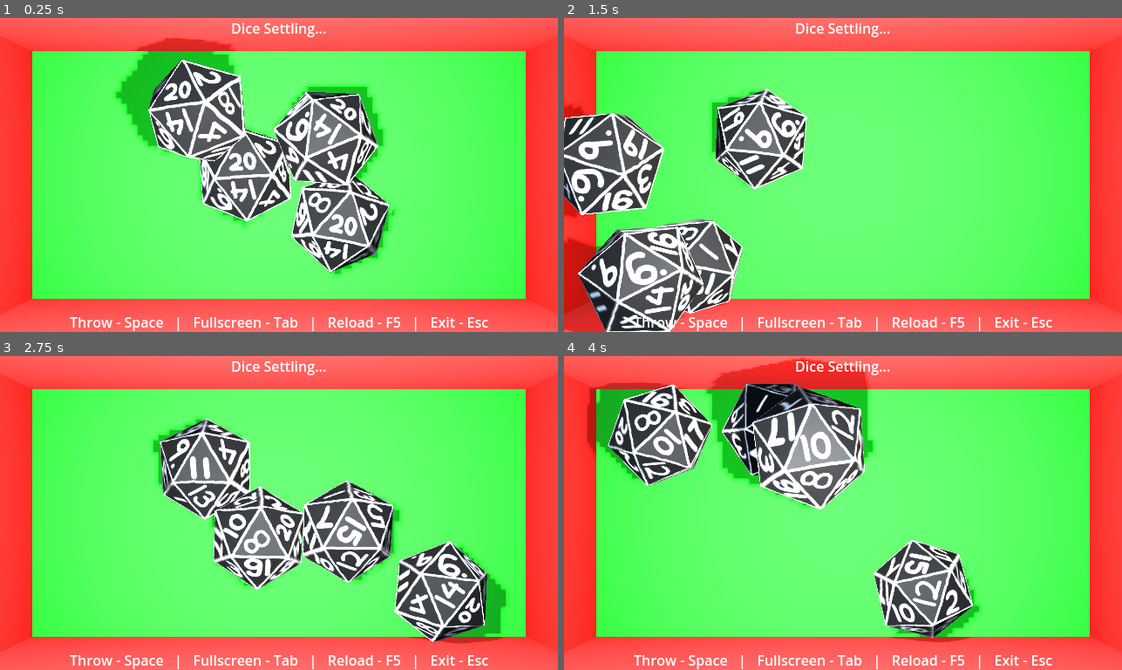
Above: before the commit, frames 1-4 (two rows, left to right).
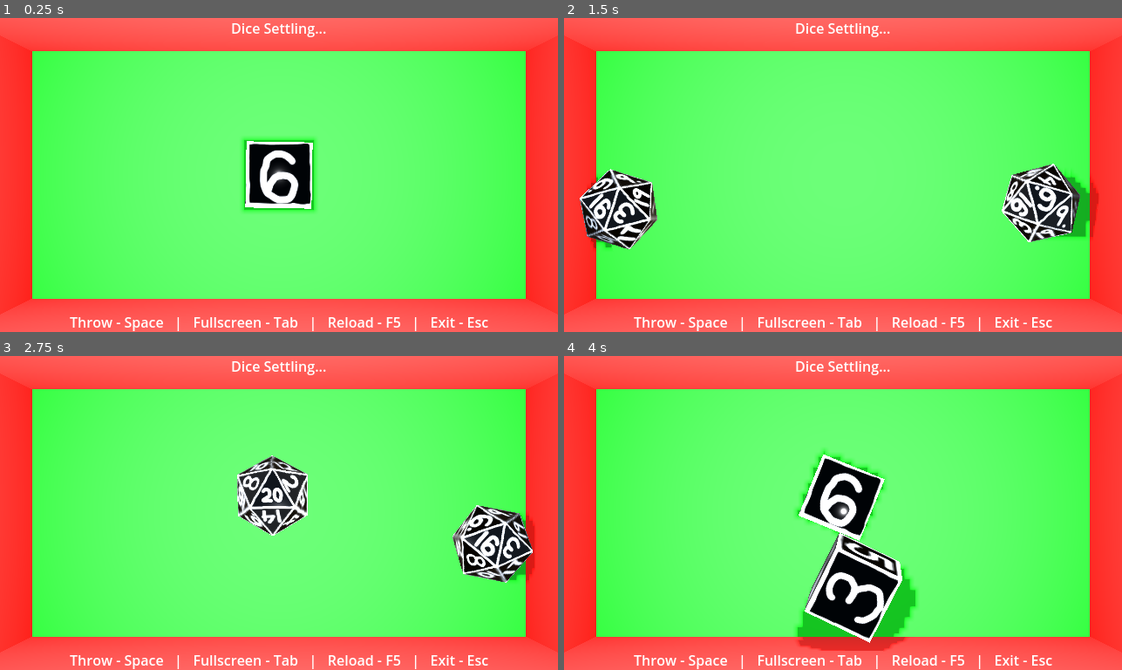
Above: after the commit, the same moments.

Repository: bdog2112/clay-dice
Game: Godot game, scene res://main.tscn
Two runs of this game, one before a commit and one after it. Both use one fixed random seed, a clock stepped at 60 frames per second and the inputs below.
Inputs:
- Up to frame 1 (0.25 s): no input
- Up to frame 2 (1.5 s): tap Enter (ui_accept) at 0.5, 0.77, 1.07 s; tap Up (add_die, bound only after the commit) at 0.6 s; tap 1 (choose_d10, bound only after the commit) at 0.8, 1.35 s
- Up to frame 3 (2.75 s): tap Enter (ui_accept) at 1.52, 1.82 s; tap 2 (choose_d12, bound only after the commit) at 1.55, 2.1 s; tap 3 (choose_d20, bound only after the commit) at 2.3 s
- Up to frame 4 (4 s): tap 3 (choose_d20, bound only after the commit) at 2.85 s; tap Enter (ui_accept) at 3.02, 3.32, 3.77 s; tap 4 (choose_d4, bound only after the commit) at 3.05, 3.6 s; tap 6 (choose_d6, bound only after the commit) at 3.8 s

The runs differ from the first frame. In frame 1, 20% of the frame differs, in the area x 20-71%, y 6-83%; in frame 2, 22%; in frame 3, 21%; in frame 4, 27%, in the area x 4-75%, y 0-94%.

Commit message:
Created ability to add/remove dice. Added d6.

Diff:
--- a/project/main.gd
+++ b/project/main.gd
@@ -1,41 +1,87 @@
 # CLAY DICE
 extends Node3D
-const DICE_TIMER_DURATION := 2
+
+enum DIE_TYPE {
+	D4,
+	D6,
+	D8,
+	D10,
+	D12,
+	D20,
+}
+const DICE_TIMER_DURATION := 1.75
 const D20_VALUES: Dictionary = {0:2, 1:20, 2:12, 3:10, 4:8, 5:14, 6:18, 7:15,
 	8:17, 9:16, 10:4, 11:5, 12:7, 13:3, 14:6, 15:11, 16:13, 17:1, 18:19, 19:9}
+const D6_VALUES: Dictionary = {0:4, 2:2, 4:3, 6:5, 8:6, 10:1}
+const DICE_PHYSICS_MATERIAL: PhysicsMaterial = preload("res://materials/dice_physics_material.tres")
+const D6: PackedScene = preload("res://scenes/dice/d6.tscn")
+const D20: PackedScene = preload("res://scenes/dice/d20.tscn")
+@export var number_of_dice := 3
+@export var current_die_type := DIE_TYPE.D20
 var tween: Tween
 var timer: Timer = Timer.new()
-@onready var clay_dice_01: Node3D = $"Dice/Clay Dice 01"
+var dice_values := D6_VALUES
 @onready var dice: Node3D = $Dice
 @onready var result: Label = $Control/Results
 
+## Get it started
 func _ready() -> void:
 	# Setup dice
-	for i in range(3):
-		var new_die := clay_dice_01.duplicate(DUPLICATE_USE_INSTANTIATION)
-		dice.add_child(new_die)
-	# Setup timer
+	change_dice(current_die_type, true)
+	# Setup dice settling/result timer
 	add_child(timer)
 	start_dice_timer()
 	timer.timeout.connect(check_for_off_kilter_dice)
 
 
+## Get inputs from player
 func _input(event: InputEvent) -> void:
 
 	if Input.is_key_pressed(KEY_ESCAPE) and not Engine.is_editor_hint():
 		get_tree().quit(0)
 
-	if Input.is_action_just_pressed("toggle_fullscreen"):
+	elif Input.is_action_just_pressed("toggle_fullscreen"):
 		var window := get_window()
 		if window.mode == Window.MODE_FULLSCREEN:
 			window.mode = Window.MODE_WINDOWED
 		else:
 			window.mode = Window.MODE_FULLSCREEN
 
-	if Input.is_action_just_pressed("reload"):
+	elif Input.is_action_just_pressed("reload"):
 		get_tree().reload_current_scene()
 
-
+	elif Input.is_action_just_pressed("choose_d4"):
+		change_dice(DIE_TYPE.D4)
+
+	elif Input.is_action_just_pressed("choose_d6"):
+		change_dice(DIE_TYPE.D6)
+
+	elif Input.is_action_just_pressed("choose_d8"):
+		change_dice(DIE_TYPE.D8)
+
+	elif Input.is_action_just_pressed("choose_d10"):
+		change_dice(DIE_TYPE.D10)
+
+	elif Input.is_action_just_pressed("choose_d12"):
+		change_dice(DIE_TYPE.D12)
+
+	elif Input.is_action_just_pressed("choose_d20"):
+		change_dice(DIE_TYPE.D20)
+
+	elif Input.is_action_just_pressed("add_die"):
+		var total_dice := dice.get_child_count() + 1
+		if total_dice <= 8:
+			add_die()
+			number_of_dice = total_dice
+
+	elif Input.is_action_just_pressed("remove_die"):
+		var total_dice := dice.get_child_count() - 1
+		if total_dice > 0:
+			remove_die()
+			number_of_dice = total_dice
+
+
+## Roll dice and deal with any physics issues
 func _physics_process(delta: float) -> void:
 
 	if Input.is_action_just_pressed("ui_accept"):
@@ -53,6 +99,71 @@
 			break
 
 
+## Adds a single die to the scene
+func add_die():
+	var main_die: Node3D = dice.get_child(0)
+	var new_die := main_die.duplicate(DUPLICATE_USE_INSTANTIATION)
+	dice.add_child(new_die)
+	var die_rigid = new_die.get_child(0)
+	roll_single_die(die_rigid)
+
+
+## Removes the last die in the list
+func remove_die():
+	var num_dice := dice.get_child_count()
+	# Don't remove if there's only one die
+	if num_dice == 1:
+		return
+	# Remove the last die in the list
+	var die_idx := num_dice - 1
+	var die_to_remove := dice.get_child(die_idx)
+	dice.remove_child(die_to_remove)
+	die_to_remove.queue_free()
+	check_for_off_kilter_dice()
+
+
+## Changes type of die based on an enum
+func change_dice(die_type: DIE_TYPE, purge_dice: bool = false):
+	# Bail if die type is already active
+	print("current_die_type %s, die_type %s" % [current_die_type, die_type])
+	if current_die_type == die_type and not purge_dice:
+		return
+	current_die_type = die_type
+	# Clear existing dice
+	for ch in dice.get_children():
+		dice.remove_child(ch)
+		ch.queue_free()
+	# Determine new die type
+	var die_scene: Node3D
+	match die_type:
+		DIE_TYPE.D6:
+			die_scene = D6.instantiate()
+			dice_values = D6_VALUES
+		DIE_TYPE.D20:
+			die_scene = D20.instantiate()
+			dice_values = D20_VALUES
+		_:
+			die_scene = D20.instantiate()
+			dice_values = D20_VALUES
+	# Add die to scene and setup properties
+	dice.add_child(die_scene)
+	var main_die_rigid: RigidBody3D = die_scene.get_child(0)
+	main_die_rigid.physics_material_override = DICE_PHYSICS_MATERIAL
+	main_die_rigid.gravity_scale = 0.9
+	# The following properties are for test purposes.
+	# They may or may not be needed...
+	#main_die_rigid.inertia = Vector3(0.83, 0.83, 0.83)
+	#main_die_rigid.angular_damp = 0.1
+	#main_die_rigid.linear_damp = 0.05
+	main_die_rigid.mass = 2.0
+
+	# Add remaining dice
+	var num_dice_to_add := number_of_dice - dice.get_child_count()
+	for die in num_dice_to_add:
+		add_die()
+
+
+## Check for anomalous dice and re-roll them
 func check_for_off_kilter_dice():
 	timer.stop()
 	var new_result: String = "Result: "
@@ -83,6 +194,7 @@
 	# Track most upward face
 	var max_dot = -1.0
 	var top_face_index = -1
+	var top_i = -1
 
 	# Process each face/triangle
 	for i in range(0, indices.size(), 3):
@@ -98,8 +210,13 @@
 		if dot > max_dot:
 			max_dot = dot
 			top_face_index = face_index
-	var face_value: int = D20_VALUES[top_face_index]
+			top_i = i
+	var face_value: int = dice_values[top_face_index]
 	return face_value
+	#print("indices size %s" % indices.size())
+	#print("top_face_index %s, max_dot %s, top_i %s" % [top_face_index, max_dot, top_i])
+	#print("top_face_index %s" % [top_face_index])
+	#return top_face_index
 
 
 ## Rolls all of the dice.
@@ -107,18 +224,17 @@
 	for child in dice.get_children():
 		var die = child.get_children()[0]
 		roll_single_die(die)
-	start_dice_timer()
 
 
 ## Rolls a single die in a random direction with a random spin.
 func roll_single_die(die):
 		var offset := 12.0
-		var spin := 8.0
+		var spin: Vector2 = Vector2(100, 200)
 		var x_offset = randf_range(-offset, offset)
 		var z_offset = randf_range(-offset, offset)
-		var x_spin = randf_range(-spin, spin)
-		var y_spin = randf_range(-spin, spin)
-		var z_spin = randf_range(-spin, spin)
+		var x_spin = randf_range(spin.x, spin.y) * [-1, 1].pick_random()
+		var y_spin = randf_range(spin.x, spin.y) * [-1, 1].pick_random()
+		var z_spin = randf_range(spin.x, spin.y) * [-1, 1].pick_random()
 		var speed := randf_range(-6, -4)
 		var dir := Vector3(x_offset, speed, z_offset)
 		var torque := Vector3(x_spin, y_spin, z_spin)
@@ -126,6 +242,7 @@
 		die.rotation = Vector3.ZERO
 		die.apply_impulse(dir)
 		die.apply_torque(torque)
+		start_dice_timer()
 
 
 func start_dice_timer():
--- a/project/main.tscn
+++ b/project/main.tscn
@@ -1,11 +1,12 @@
-[gd_scene load_steps=12 format=3 uid="uid://ciepm086b0gki"]
+[gd_scene load_steps=13 format=3 uid="uid://ciepm086b0gki"]
 
 [ext_resource type="Script" uid="uid://cwxwjkafeaa6f" path="res://main.gd" id="1_ig7tw"]
-[ext_resource type="PackedScene" uid="uid://dikd3sxdw0eom" path="res://import/Clay Dice 01.gltf" id="2_0xm2m"]
+[ext_resource type="PackedScene" uid="uid://dikd3sxdw0eom" path="res://import/d20.gltf" id="2_0xm2m"]
 [ext_resource type="Material" uid="uid://v2avv0u6ce07" path="res://materials/base_color.tres" id="2_lquwl"]
 [ext_resource type="Material" uid="uid://2nvto1udva87" path="res://materials/wall_color.tres" id="3_7mycd"]
+[ext_resource type="PhysicsMaterial" uid="uid://6856xsk5b8ay" path="res://materials/dice_physics_material.tres" id="3_272bh"]
 [ext_resource type="Environment" uid="uid://c43bhxyvxqgno" path="res://materials/environment.tres" id="4_272bh"]
-[ext_resource type="PhysicsMaterial" uid="uid://6856xsk5b8ay" path="res://materials/dice_physics_material.tres" id="6_7mycd"]
+[ext_resource type="PackedScene" uid="uid://dl2lavulq7sxx" path="res://import/d6.gltf" id="7_272bh"]
 
 [sub_resource type="BoxMesh" id="BoxMesh_lquwl"]
 
@@ -23,6 +24,8 @@
 
 [node name="Node3D" type="Node3D"]
 script = ExtResource("1_ig7tw")
+number_of_dice = 1
+current_die_type = 1
 
 [node name="MeshBase" type="MeshInstance3D" parent="."]
 transform = Transform3D(1, 0, 0, 0, 1, 0, 0, 0, 1, 0, -0.5, 0)
@@ -30,6 +33,7 @@
 surface_material_override/0 = ExtResource("2_lquwl")
 
 [node name="StaticBody3D" type="StaticBody3D" parent="MeshBase"]
+physics_material_override = ExtResource("3_272bh")
 
 [node name="CollisionShape3D" type="CollisionShape3D" parent="MeshBase/StaticBody3D"]
 shape = SubResource("ConvexPolygonShape3D_0xm2m")
@@ -40,6 +44,7 @@
 surface_material_override/0 = ExtResource("3_7mycd")
 
 [node name="StaticBody3D" type="StaticBody3D" parent="MeshLeft"]
+physics_material_override = ExtResource("3_272bh")
 
 [node name="CollisionShape3D" type="CollisionShape3D" parent="MeshLeft/StaticBody3D"]
 shape = SubResource("ConvexPolygonShape3D_0xm2m")
@@ -50,6 +55,7 @@
 surface_material_override/0 = ExtResource("3_7mycd")
 
 [node name="StaticBody3D" type="StaticBody3D" parent="MeshRight"]
+physics_material_override = ExtResource("3_272bh")
 
 [node name="CollisionShape3D" type="CollisionShape3D" parent="MeshRight/StaticBody3D"]
 shape = SubResource("ConvexPolygonShape3D_0xm2m")
@@ -60,6 +66,7 @@
 surface_material_override/0 = ExtResource("3_7mycd")
 
 [node name="StaticBody3D" type="StaticBody3D" parent="MeshBack"]
+physics_material_override = ExtResource("3_272bh")
 
 [node name="CollisionShape3D" type="CollisionShape3D" parent="MeshBack/StaticBody3D"]
 shape = SubResource("ConvexPolygonShape3D_0xm2m")
@@ -70,6 +77,7 @@
 surface_material_override/0 = ExtResource("3_7mycd")
 
 [node name="StaticBody3D" type="StaticBody3D" parent="MeshFront"]
+physics_material_override = ExtResource("3_272bh")
 
 [node name="CollisionShape3D" type="CollisionShape3D" parent="MeshFront/StaticBody3D"]
 shape = SubResource("ConvexPolygonShape3D_0xm2m")
@@ -78,6 +86,7 @@
 transform = Transform3D(1, 0, 0, 0, 1, 0, 0, 0, 1, 0, 1.5, 0)
 
 [node name="StaticBody3D" type="StaticBody3D" parent="MeshTop"]
+physics_material_override = ExtResource("3_272bh")
 
 [node name="CollisionShape3D" type="CollisionShape3D" parent="MeshTop/StaticBody3D"]
 shape = SubResource("ConvexPolygonShape3D_0xm2m")
@@ -90,7 +99,7 @@
 environment = ExtResource("4_272bh")
 
 [node name="OmniLight3D" type="OmniLight3D" parent="."]
-transform = Transform3D(1, 0, 0, 0, 1, 0, 0, 0, 1, 0, 0.702013, 0)
+transform = Transform3D(1, 0, 0, 0, 1, 0, 0, 0, 1, 0, 0.702, 0)
 light_energy = 8.758
 light_specular = 0.662
 shadow_enabled = true
@@ -130,16 +139,15 @@
 grow_vertical = 0
 text = "Throw - Space   |   Fullscreen - Tab   |   Reload - F5   |   Exit - Esc"
 
-[node name="Clay Dice 01" parent="Control" instance=ExtResource("2_0xm2m")]
+[node name="D20" parent="Control" instance=ExtResource("2_0xm2m")]
 transform = Transform3D(1, 0, 0, 0, 1, 0, 0, 0, 1, -0.37, 0, 0)
+visible = false
+
+[node name="Clay Dice 01" parent="." instance=ExtResource("2_0xm2m")]
 visible = false
 
 [node name="Dice" type="Node3D" parent="."]
 
-[node name="Clay Dice 01" parent="Dice" instance=ExtResource("2_0xm2m")]
+[node name="d6" parent="Dice" instance=ExtResource("7_272bh")]
 
-[node name="twenty-rigid" parent="Dice/Clay Dice 01" index="0"]
-physics_material_override = ExtResource("6_7mycd")
-gravity_scale = 0.9
-
-[editable path="Dice/Clay Dice 01"]
+[editable path="Clay Dice 01"]
--- a/project/materials/dice.tres
+++ b/project/materials/dice.tres
@@ -7,4 +7,4 @@
 cull_mode = 2
 albedo_texture = ExtResource("1_a84p0")
 metallic_specular = 0.24
-roughness = 0.71
+roughness = 0.02
--- a/project/materials/dice_physics_material.tres
+++ b/project/materials/dice_physics_material.tres
@@ -1,5 +1,5 @@
 [gd_resource type="PhysicsMaterial" format=3 uid="uid://6856xsk5b8ay"]
 
 [resource]
-friction = 0.8
+friction = 0.1
 bounce = 0.02
--- /dev/null
+++ b/project/materials/mtl_d6.tres
@@ -0,0 +1,10 @@
+[gd_resource type="StandardMaterial3D" load_steps=2 format=3 uid="uid://brhsjeaoxtl3j"]
+
+[ext_resource type="Texture2D" uid="uid://bwrn53s0oig7s" path="res://textures/tx_d6.png" id="1_rdhfr"]
+
+[resource]
+resource_name = "mtl_d6"
+cull_mode = 2
+albedo_texture = ExtResource("1_rdhfr")
+metallic_specular = 0.1
+roughness = 0.02
--- a/project/materials/wall_color.tres
+++ b/project/materials/wall_color.tres
@@ -2,4 +2,4 @@
 
 [resource]
 albedo_color = Color(1, 0, 0, 1)
-roughness = 0.51
+roughness = 0.47
--- a/project/project.godot
+++ b/project/project.godot
@@ -42,6 +42,56 @@
 "events": [Object(InputEventKey,"resource_local_to_scene":false,"resource_name":"","device":-1,"window_id":0,"alt_press …(192 unchanged characters)…
 ]
 }
+choose_d6={
+"deadzone": 0.2,
+"events": [Object(InputEventKey,"resource_local_to_scene":false,"resource_name":"","device":-1,"window_id":0,"alt_pressed":false,"shift_pressed":false,"ctrl_pressed":false,"meta_pressed":false,"pressed":false,"keycode":0,"physical_keycode":54,"key_label":0,"unicode":54,"location":0,"echo":false,"script":null)
+, Object(InputEventKey,"resource_local_to_scene":false,"resource_name":"","device":-1,"window_id":0,"alt_pressed":false,"shift_pressed":false,"ctrl_pressed":false,"meta_pressed":false,"pressed":false,"keycode":0,"physical_keycode":4194444,"key_label":0,"unicode":54,"location":0,"echo":false,"script":null)
+]
+}
+choose_d10={
+"deadzone": 0.2,
+"events": [Object(InputEventKey,"resource_local_to_scene":false,"resource_name":"","device":-1,"window_id":0,"alt_pressed":false,"shift_pressed":false,"ctrl_pressed":false,"meta_pressed":false,"pressed":false,"keycode":0,"physical_keycode":49,"key_label":0,"unicode":49,"location":0,"echo":false,"script":null)
+, Object(InputEventKey,"resource_local_to_scene":false,"resource_name":"","device":-1,"window_id":0,"alt_pressed":false,"shift_pressed":false,"ctrl_pressed":false,"meta_pressed":false,"pressed":false,"keycode":0,"physical_keycode":4194439,"key_label":0,"unicode":49,"location":0,"echo":false,"script":null)
+]
+}
+choose_d12={
+"deadzone": 0.2,
+"events": [Object(InputEventKey,"resource_local_to_scene":false,"resource_name":"","device":-1,"window_id":0,"alt_pressed":false,"shift_pressed":false,"ctrl_pressed":false,"meta_pressed":false,"pressed":false,"keycode":0,"physical_keycode":50,"key_label":0,"unicode":50,"location":0,"echo":false,"script":null)
+, Object(InputEventKey,"resource_local_to_scene":false,"resource_name":"","device":-1,"window_id":0,"alt_pressed":false,"shift_pressed":false,"ctrl_pressed":false,"meta_pressed":false,"pressed":false,"keycode":0,"physical_keycode":4194440,"key_label":0,"unicode":50,"location":0,"echo":false,"script":null)
+]
+}
+choose_d20={
+"deadzone": 0.2,
+"events": [Object(InputEventKey,"resource_local_to_scene":false,"resource_name":"","device":-1,"window_id":0,"alt_pressed":false,"shift_pressed":false,"ctrl_pressed":false,"meta_pressed":false,"pressed":false,"keycode":0,"physical_keycode":51,"key_label":0,"unicode":51,"location":0,"echo":false,"script":null)
+, Object(InputEventKey,"resource_local_to_scene":false,"resource_name":"","device":-1,"window_id":0,"alt_pressed":false,"shift_pressed":false,"ctrl_pressed":false,"meta_pressed":false,"pressed":false,"keycode":0,"physical_keycode":4194441,"key_label":0,"unicode":51,"location":0,"echo":false,"script":null)
+]
+}
+choose_d4={
+"deadzone": 0.2,
+"events": [Object(InputEventKey,"resource_local_to_scene":false,"resource_name":"","device":-1,"window_id":0,"alt_pressed":false,"shift_pressed":false,"ctrl_pressed":false,"meta_pressed":false,"pressed":false,"keycode":0,"physical_keycode":52,"key_label":0,"unicode":52,"location":0,"echo":false,"script":null)
+, Object(InputEventKey,"resource_local_to_scene":false,"resource_name":"","device":-1,"window_id":0,"alt_pressed":false,"shift_pressed":false,"ctrl_pressed":false,"meta_pressed":false,"pressed":false,"keycode":0,"physical_keycode":4194442,"key_label":0,"unicode":52,"location":0,"echo":false,"script":null)
+]
+}
+choose_d8={
+"deadzone": 0.2,
+"events": [Object(InputEventKey,"resource_local_to_scene":false,"resource_name":"","device":-1,"window_id":0,"alt_pressed":false,"shift_pressed":false,"ctrl_pressed":false,"meta_pressed":false,"pressed":false,"keycode":0,"physical_keycode":56,"key_label":0,"unicode":56,"location":0,"echo":false,"script":null)
+, Object(InputEventKey,"resource_local_to_scene":false,"resource_name":"","device":-1,"window_id":0,"alt_pressed":false,"shift_pressed":false,"ctrl_pressed":false,"meta_pressed":false,"pressed":false,"keycode":0,"physical_keycode":4194446,"key_label":0,"unicode":56,"location":0,"echo":false,"script":null)
+]
+}
+add_die={
+"deadzone": 0.2,
+"events": [Object(InputEventKey,"resource_local_to_scene":false,"resource_name":"","device":-1,"window_id":0,"alt_pressed":false,"shift_pressed":false,"ctrl_pressed":false,"meta_pressed":false,"pressed":false,"keycode":0,"physical_keycode":4194437,"key_label":0,"unicode":43,"location":0,"echo":false,"script":null)
+, Object(InputEventKey,"resource_local_to_scene":false,"resource_name":"","device":-1,"window_id":0,"alt_pressed":false,"shift_pressed":true,"ctrl_pressed":false,"meta_pressed":false,"pressed":false,"keycode":0,"physical_keycode":61,"key_label":0,"unicode":43,"location":0,"echo":false,"script":null)
+, Object(InputEventKey,"resource_local_to_scene":false,"resource_name":"","device":-1,"window_id":0,"alt_pressed":false,"shift_pressed":false,"ctrl_pressed":false,"meta_pressed":false,"pressed":false,"keycode":0,"physical_keycode":4194320,"key_label":0,"unicode":0,"location":0,"echo":false,"script":null)
+]
+}
+remove_die={
+"deadzone": 0.2,
+"events": [Object(InputEventKey,"resource_local_to_scene":false,"resource_name":"","device":-1,"window_id":0,"alt_pressed":false,"shift_pressed":false,"ctrl_pressed":false,"meta_pressed":false,"pressed":false,"keycode":0,"physical_keycode":4194435,"key_label":0,"unicode":45,"location":0,"echo":false,"script":null)
+, Object(InputEventKey,"resource_local_to_scene":false,"resource_name":"","device":-1,"window_id":0,"alt_pressed":false,"shift_pressed":false,"ctrl_pressed":false,"meta_pressed":false,"pressed":false,"keycode":0,"physical_keycode":45,"key_label":0,"unicode":45,"location":0,"echo":false,"script":null)
+, Object(InputEventKey,"resource_local_to_scene":false,"resource_name":"","device":-1,"window_id":0,"alt_pressed":false,"shift_pressed":false,"ctrl_pressed":false,"meta_pressed":false,"pressed":false,"keycode":0,"physical_keycode":4194322,"key_label":0,"unicode":0,"location":0,"echo":false,"script":null)
+]
+}
 
 [physics]
 
--- /dev/null
+++ b/project/scenes/dice/d20.tscn
@@ -0,0 +1,5 @@
+[gd_scene load_steps=2 format=3 uid="uid://b75iuiu0m6yyk"]
+
+[ext_resource type="PackedScene" uid="uid://dikd3sxdw0eom" path="res://import/d20.gltf" id="1_jwajd"]
+
+[node name="d20" instance=ExtResource("1_jwajd")]
--- /dev/null
+++ b/project/scenes/dice/d6.tscn
@@ -0,0 +1,5 @@
+[gd_scene load_steps=2 format=3 uid="uid://bq42opa75qc22"]
+
+[ext_resource type="PackedScene" uid="uid://dl2lavulq7sxx" path="res://import/d6.gltf" id="1_0kdkn"]
+
+[node name="d6" instance=ExtResource("1_0kdkn")]
Binary file added: project/import/d20.bin
Not shown, added: project/import/d20.gltf
Not shown, changed: project/import/d20.gltf.import
Binary file added: project/import/d6.bin
Not shown, changed: project/import/d6.gltf
Not shown, added: project/import/d6.gltf.import
Binary file added: project/textures/tx_d6.png
Not shown, added: project/textures/tx_d6.png.import
